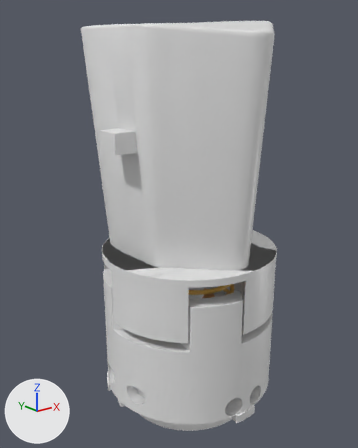
What one commit did to the glTF model public/models/buttons-up.glb.
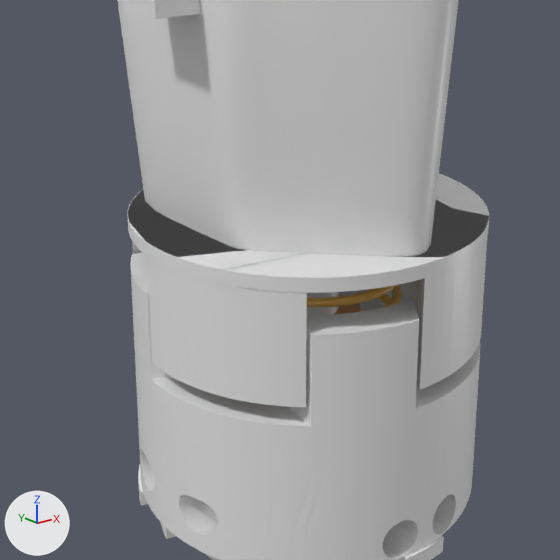
Each version is shown whole from a camera (50 mm lens) standing at (-61.5, 7.9, 36.2) and looking at (-42.5, 31.6, 26.7), then close up on the part from 11% to 87% of the width and 33% to 93% of the height. The lights are fixed; the arrows at lower left show +X, +Y and +Z. The first two pictures are the older version. Where no turn or scale is listed for an object, it has been applied to the vertices. Vertices at exactly the same position are counted once.

Objects in the first close-up: '上 · PS5 一体式键帽与蓝色插销.003', '上 · PS5 下环一体式开关套筒.003', '上 · PS5 回位弹簧.003' and 3 more.
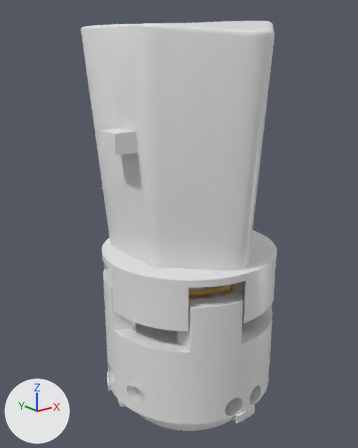
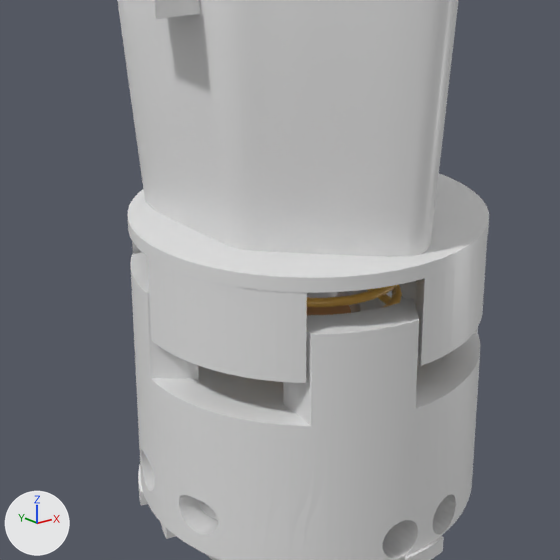
Where the change shows, as pixel boxes (x1, y1, x2, y2) in the close-ups (560 x 560 px; the box of a moved part takes in the faces that stretch with it):
'上 · PS5 一体式键帽与蓝色插销.003', reshaped: before (117, 0, 489, 407); after (117, 0, 489, 383)
part 1 of me_上_旋锁前键帽_002, reshaped (mostly hidden before): before (128, 190, 482, 220); after (123, 0, 489, 278)
part 2 of me_上_旋锁前键帽_002, moved or reshaped (mostly hidden afterwards): before (307, 292, 339, 315); after (307, 292, 339, 298)
part 3 of me_上_旋锁前键帽_002, moved or reshaped: before (148, 257, 307, 407); after (148, 257, 307, 383)
part 4 of me_上_旋锁前键帽_002, moved or reshaped: before (416, 239, 487, 390); after (416, 239, 487, 366)

The change, as a list of edits to the scene's bpy script:
```text
Change me_上_旋锁前键帽_002:
    used by ob_上___ps5_一体式键帽与蓝色插销_003; location = (0.0, 0.0, 4.0)
    remove me_上_旋锁前键帽_002.from_pydata(...)  # 1954 vertices, 3898 faces; spans x -47.8..-36.2, y 25.1..37.4, z 17.4..35.2
    add me_上_旋锁前键帽_002.from_pydata(...)  # 3433 vertices, 6862 faces; spans x -47.8..-36.2, y 25.1..37.4, z 18.2..35.2
    me_上_旋锁前键帽_002 part 1: 4 vertices moved from x -43.2..-40.3, y 26.2..35.7, z 20.8..21.3 to x -43.0..-40.3, y 26.2..36.7, z 20.8..21.3; 16 vertices removed from x -45.6..-38.0, y 27.2..35.8, z 20.8..21.3; 1495 vertices added at x -47.6..-38.3, y 25.6..36.8, z 20.4..21.3
    me_上_旋锁前键帽_002 part 2: 26 vertices moved from x -43.0..-36.4, y 30.2..34.9, z 17.4..17.8 to x -43.0..-36.4, y 30.2..34.6, z 18.2..18.4; 64 vertices removed from x -43.0..-36.4, y 30.2..35.5, z 17.4..17.8; 64 vertices added at x -43.0..-36.4, y 30.2..35.5, z 18.2..18.4
    me_上_旋锁前键帽_002 part 3: 9 vertices moved from x -46.4..-45.7, y 28.8..30.5, z 17.4 to x -46.3..-45.6, y 28.6..30.3, z 18.2; 17 vertices removed from x -47.6..-45.4, y 26.9..31.7, z 17.4; 17 vertices added at x -47.6..-45.4, y 26.9..31.7, z 18.2
    me_上_旋锁前键帽_002 part 4: 1 vertex moved from x -38.6, y 26.7, z 17.4 to x -38.3, y 27.0, z 18.2; 25 vertices removed from x -42.5..-37.7, y 25.6..27.8, z 17.4; 25 vertices added at x -42.5..-37.7, y 25.6..27.8, z 18.2
    other edits to the shape of me_上_旋锁前键帽_002 do not show in these pictures
```
